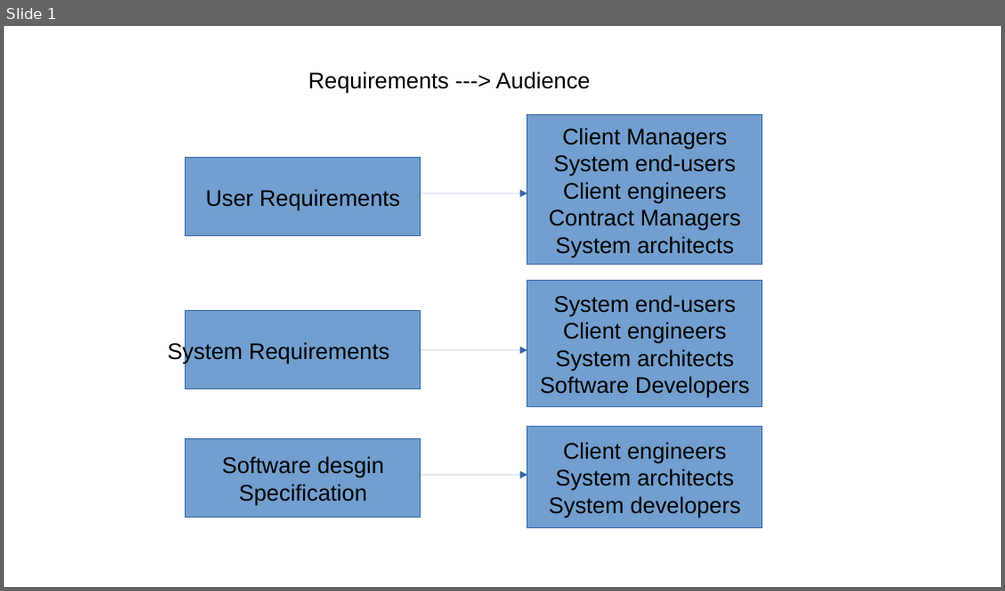
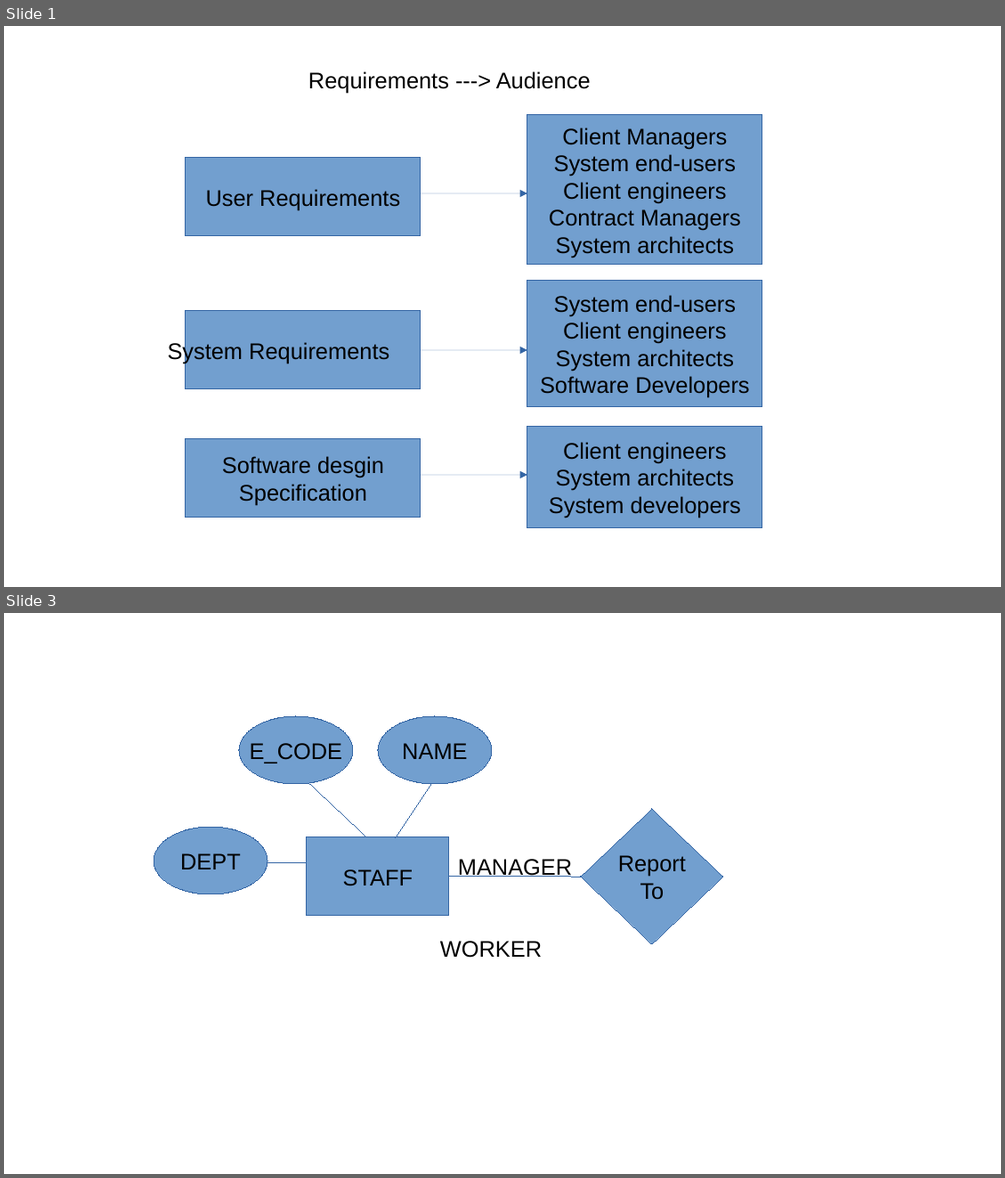
Before and after one commit to rajkumarananthu/workspace, a slide deck: GATE/images/gate_images.pptx. Shown one above the other, each under a label of ours: slide 1 before the commit, slides 1 and 3 after it; the slides between them are not shown. The pictures are 1005x591 and 1005x1178 pixels, drawn with LibreOffice and Linux fonts; fonts in the diff are those of the drawing. Boxes give left, top, right and bottom in pixels: in the first picture for what was removed or moved away, otherwise in the second. Text is boxed around its words. In the diff, an @@ line names an element or a change of style, - is before the commit and + after.

```diff
--- a/GATE/images/gate_images.pptx
+++ b/GATE/images/gate_images.pptx
@@ slide 3 added at box(4, 613, 1001, 1174), background #FFFFFF @@
@@ ellipse added at box(239, 716, 353, 784), fill #729FCF, outline #3465A4 0.75 pt, 18 pt, text #000000 @@
+E_CODE
@@ ellipse added at box(378, 716, 492, 784), fill #729FCF, outline #3465A4 0.75 pt, 18 pt, text #000000 @@
+NAME
@@ line added from (311, 784) to (368, 837), #3465A4 0.75 pt @@
@@ line added from (431, 784) to (396, 837), #3465A4 0.75 pt @@
@@ freeform shape added at box(581, 810, 723, 945), fill #729FCF, outline #3465A4 0.75 pt, 18 pt, text #000000 @@
+Report
+To
@@ ellipse added at box(154, 827, 267, 894), fill #729FCF, outline #3465A4 0.75 pt, 18 pt, text #000000 @@
+DEPT
@@ rectangle added at box(307, 837, 449, 916), fill #729FCF, outline #3465A4 0.75 pt, 18 pt, text #000000 @@
+STAFF
@@ line added from (307, 863) to (267, 863), #3465A4 0.75 pt @@
@@ line added from (449, 876) to (581, 876), #3465A4 0.75 pt @@
@@ text added at box(458, 859, 572, 877), 18 pt, text #000000 @@
+MANAGER
@@ text added at box(440, 941, 542, 957), 18 pt, text #000000 @@
+WORKER
```
Also in this commit, not shown: 1 other slide added, 5 other files.
